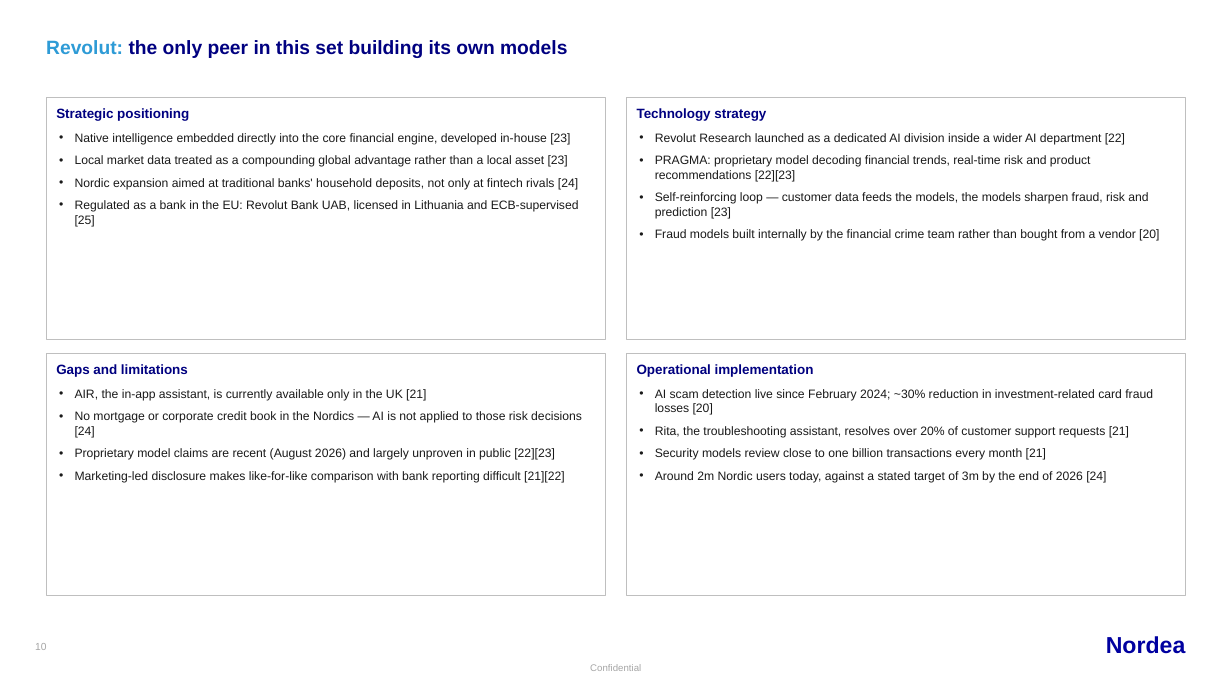
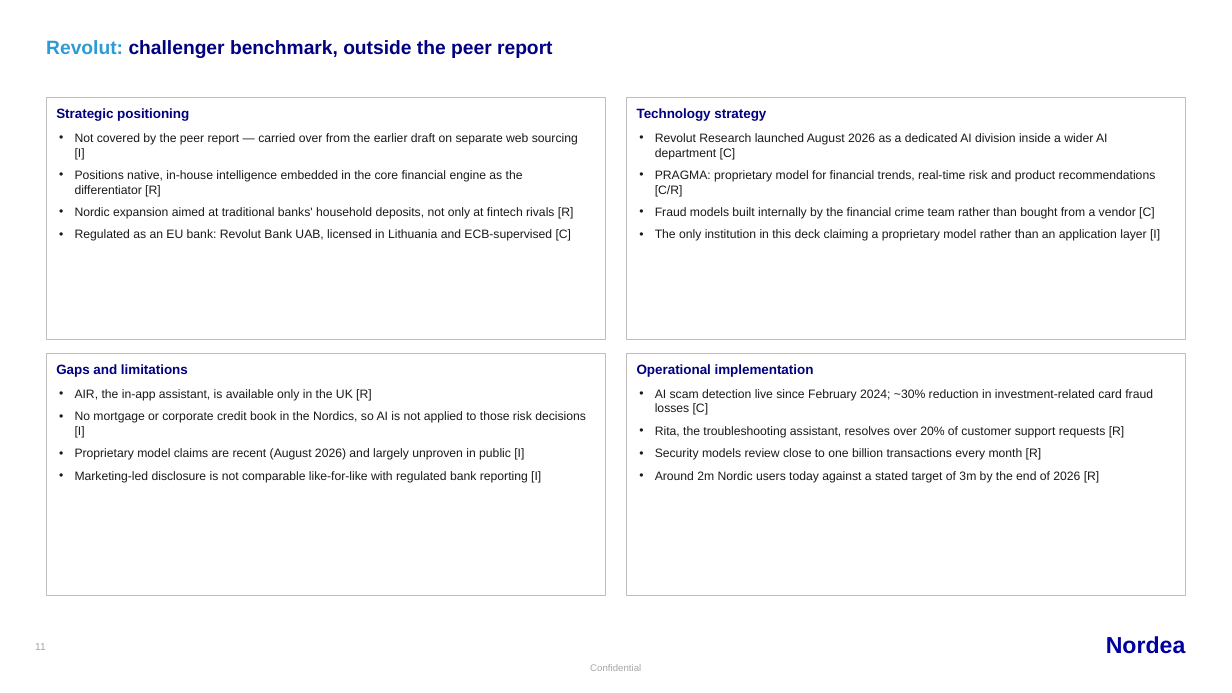
Before and after one commit to 7d2gcx86xs-create/Bank-SDK, a slide deck: slide 11 of docs/nordic-banks-ai-peer-review.pptx (slide 10 before the commit). Drawn at 1232x693 pixels with LibreOffice and Linux fonts; fonts in the diff are those of the drawing. Boxes give left, top, right and bottom in pixels: in the first picture for what was removed or moved away, otherwise in the second. Text is boxed around its words. In the diff, an @@ line names an element or a change of style, - is before the commit and + after.

```diff
--- a/docs/nordic-banks-ai-peer-review.pptx
+++ b/docs/nordic-banks-ai-peer-review.pptx
@@ text at box(46, 40, 553, 58): text changed @@
-Revolut: the only peer in this set building its own models
+Revolut: challenger benchmark, outside the peer report
@@ text at box(75, 133, 578, 241): text changed @@
-• Native intelligence embedded directly into the core financial engine, developed in-house [23]
-• Local market data treated as a compounding global advantage rather than a local asset [23]
-• Nordic expansion aimed at traditional banks' household deposits, not only at fintech rivals [24]
-• Regulated as a bank in the EU: Revolut Bank UAB, licensed in Lithuania and ECB-supervised [25]
+• Not covered by the peer report — carried over from the earlier draft on separate web sourcing [I]
+• Positions native, in-house intelligence embedded in the core financial engine as the differentiator [R]
+• Nordic expansion aimed at traditional banks' household deposits, not only at fintech rivals [R]
+• Regulated as an EU bank: Revolut Bank UAB, licensed in Lithuania and ECB-supervised [C]
@@ text at box(655, 133, 1160, 241): text changed @@
-• Revolut Research launched as a dedicated AI division inside a wider AI department [22]
-• PRAGMA: proprietary model decoding financial trends, real-time risk and product recommendations [22][23]
-• Self-reinforcing loop — customer data feeds the models, the models sharpen fraud, risk and prediction [23]
-• Fraud models built internally by the financial crime team rather than bought from a vendor [20]
+• Revolut Research launched August 2026 as a dedicated AI division inside a wider AI department [C]
+• PRAGMA: proprietary model for financial trends, real-time risk and product recommendations [C/R]
+• Fraud models built internally by the financial crime team rather than bought from a vendor [C]
+• The only institution in this deck claiming a proprietary model rather than an application layer [I]
@@ text at box(75, 389, 586, 483): text changed @@
-• AIR, the in-app assistant, is currently available only in the UK [21]
-• No mortgage or corporate credit book in the Nordics — AI is not applied to those risk decisions [24]
-• Proprietary model claims are recent (August 2026) and largely unproven in public [22][23]
-• Marketing-led disclosure makes like-for-like comparison with bank reporting difficult [21][22]
+• AIR, the in-app assistant, is available only in the UK [R]
+• No mortgage or corporate credit book in the Nordics, so AI is not applied to those risk decisions [I]
+• Proprietary model claims are recent (August 2026) and largely unproven in public [I]
+• Marketing-led disclosure is not comparable like-for-like with regulated bank reporting [I]
@@ text at box(655, 389, 1153, 483): text changed @@
-• AI scam detection live since February 2024; ~30% reduction in investment-related card fraud losses [20]
-• Rita, the troubleshooting assistant, resolves over 20% of customer support requests [21]
-• Security models review close to one billion transactions every month [21]
-• Around 2m Nordic users today, against a stated target of 3m by the end of 2026 [24]
+• AI scam detection live since February 2024; ~30% reduction in investment-related card fraud losses [C]
+• Rita, the troubleshooting assistant, resolves over 20% of customer support requests [R]
+• Security models review close to one billion transactions every month [R]
+• Around 2m Nordic users today against a stated target of 3m by the end of 2026 [R]
@@ text at box(35, 643, 46, 650): text changed @@
-10
+11
```
Also in this commit, not shown: 6 other slides changed, 8 slides added, 6 slides removed, 1 other file.
